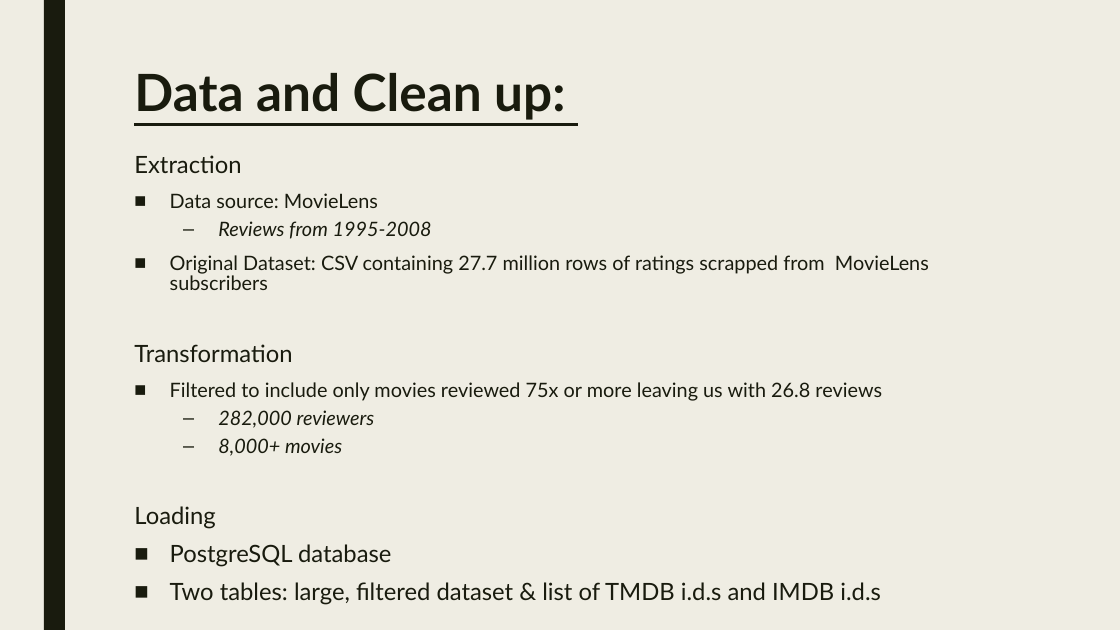
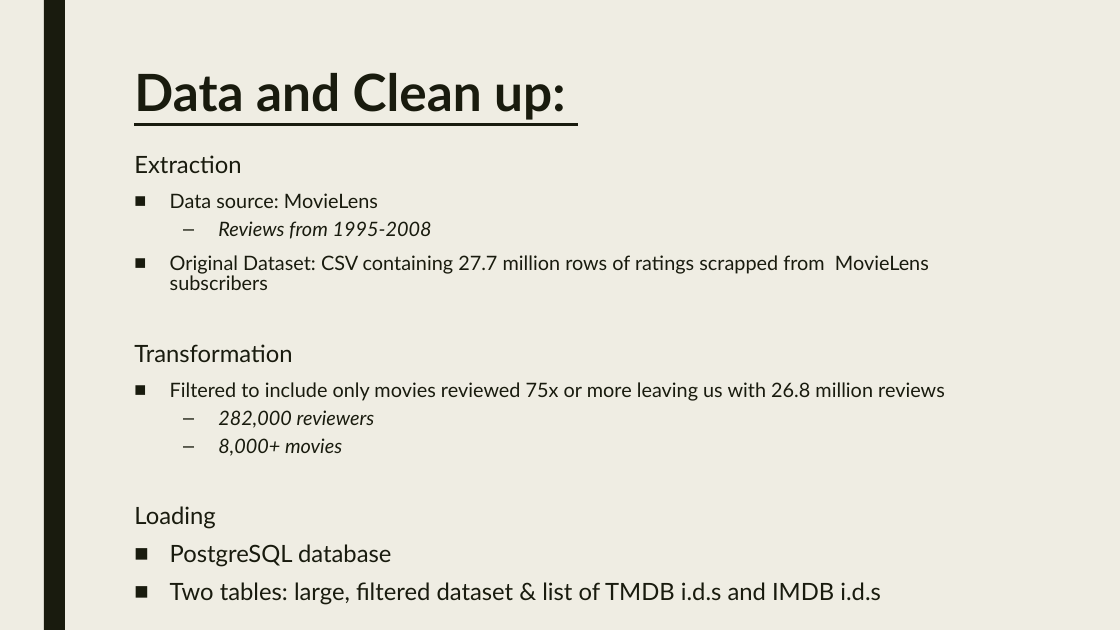
Before and after one commit to theodoremoreland/MovieIon, a slide deck: slide 4 of Movie matchmaker.pptx. Drawn at 1120x630 pixels with LibreOffice and Linux fonts; fonts in the diff are those of the drawing. Boxes give left, top, right and bottom in pixels: in the first picture for what was removed or moved away, otherwise in the second. Text is boxed around its words. In the diff, an @@ line names an element or a change of style, - is before the commit and + after.

```diff
--- a/Movie matchmaker.pptx
+++ b/Movie matchmaker.pptx
@@ text at <box>170,382,945,401</box>: text changed @@
-■ Filtered to include only movies reviewed 75x or more leaving us with 26.8 reviews
+■ Filtered to include only movies reviewed 75x or more leaving us with 26.8 million reviews
```
Also in this commit, not shown: 1 other slide changed.
